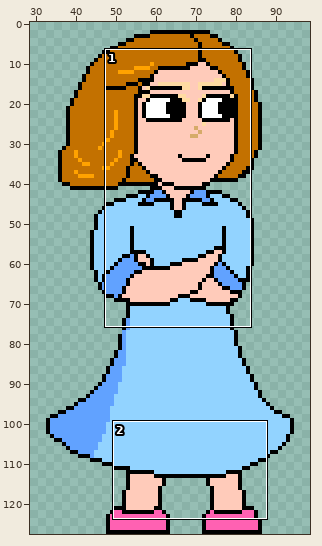
Sprite sheet: Assets/Sprites/mom.png. Above, an overview of the earlier version with the close-up marked.
Close-up. The starting point:
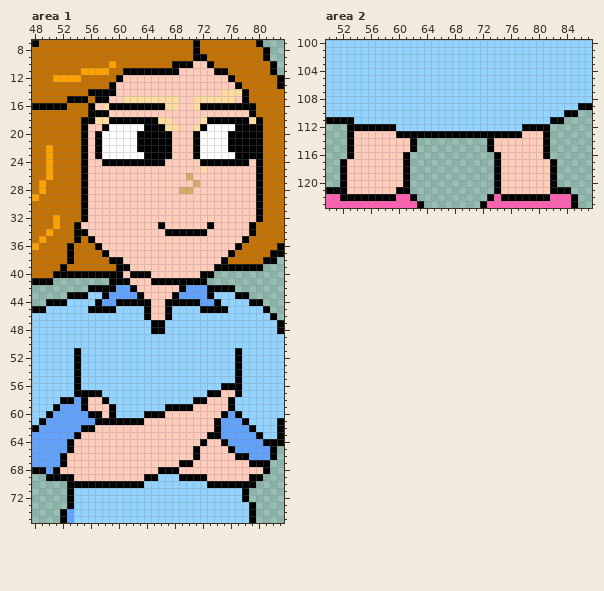
The file is 128x128 pixels. Shown: area 1: x 48..83, y 7..75; area 2: x 50..87, y 100..123. The wide view leaves out empty margins.
New version:
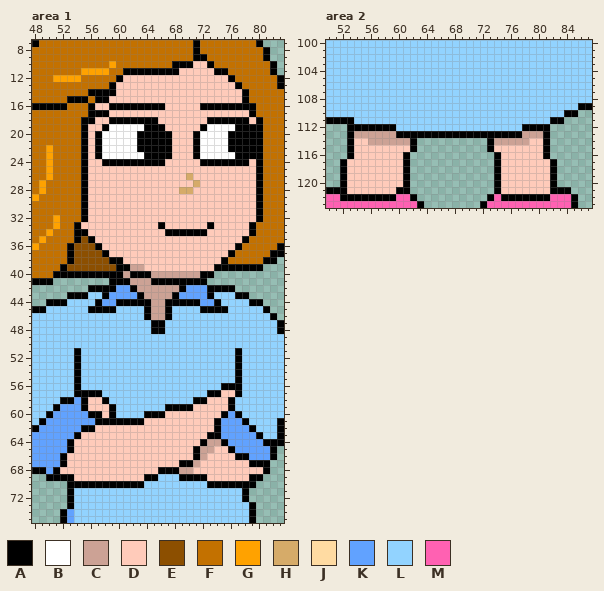
Palette (. is transparent): A #000000  B #ffffff  C #cca295  D #ffcbba  E #8c4f00  F #c37100  G #ffa200  H #d6ab69  J #ffdba2  K #61a2ff  L #92d3ff  M #ff61b2
Changes in this commit:
Area 1:
y 14: x 75..77 JJJ -> DDD
y 15: x 61..68 JJJJJJJJ -> DDDDDDDD; x 71..76 JJJJJJ -> DDDDDD
y 16: x 58 J -> D; x 67..68 JJ -> DD; x 71 J -> D
y 18: x 57..58 JJ -> DD; x 66..67 JJ -> DD; x 72 J -> D; x 79 J -> D
y 19: x 67..68 JJ -> DD; x 71 J -> D
y 25: x 72 J -> D
y 35: x 55 F -> E
y 36: x 54..56 FFF -> EEE
y 37: x 54..57 FFFF -> EEEE
y 38: x 54..58 FFFFF -> EEEEE
y 39: x 53..59 FFFFFFF -> EEEEEEE; x 62..63 DD -> CC
y 40: x 61 D -> C; x 65..71 DDDDDDD -> CCCCCCC
y 41: x 62..64 DDD -> CCC
y 42: x 63..68 DDDDDD -> CCCCCC
y 43: x 64..67 DDDD -> CCCC
y 44..46: x 65..66 DD -> CC
y 64: x 73..74 DD -> CC
y 65: x 72..73 DD -> CC
y 66: x 72 D -> C
y 67: x 71 D -> C
y 68: x 69..70 DD -> CC
Area 2:
y 113: x 54..59 DDDDDD -> CCCCCC; x 78..80 DDD -> CCC
y 114: x 56..61 DDDDDD -> CCCCCC; x 74..78 DDDDD -> CCCCC
